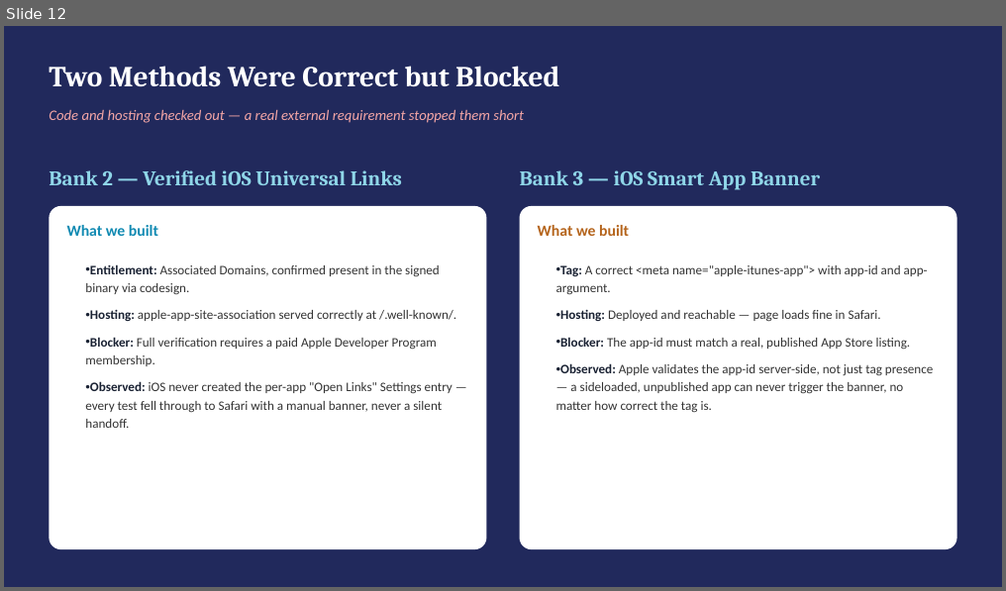
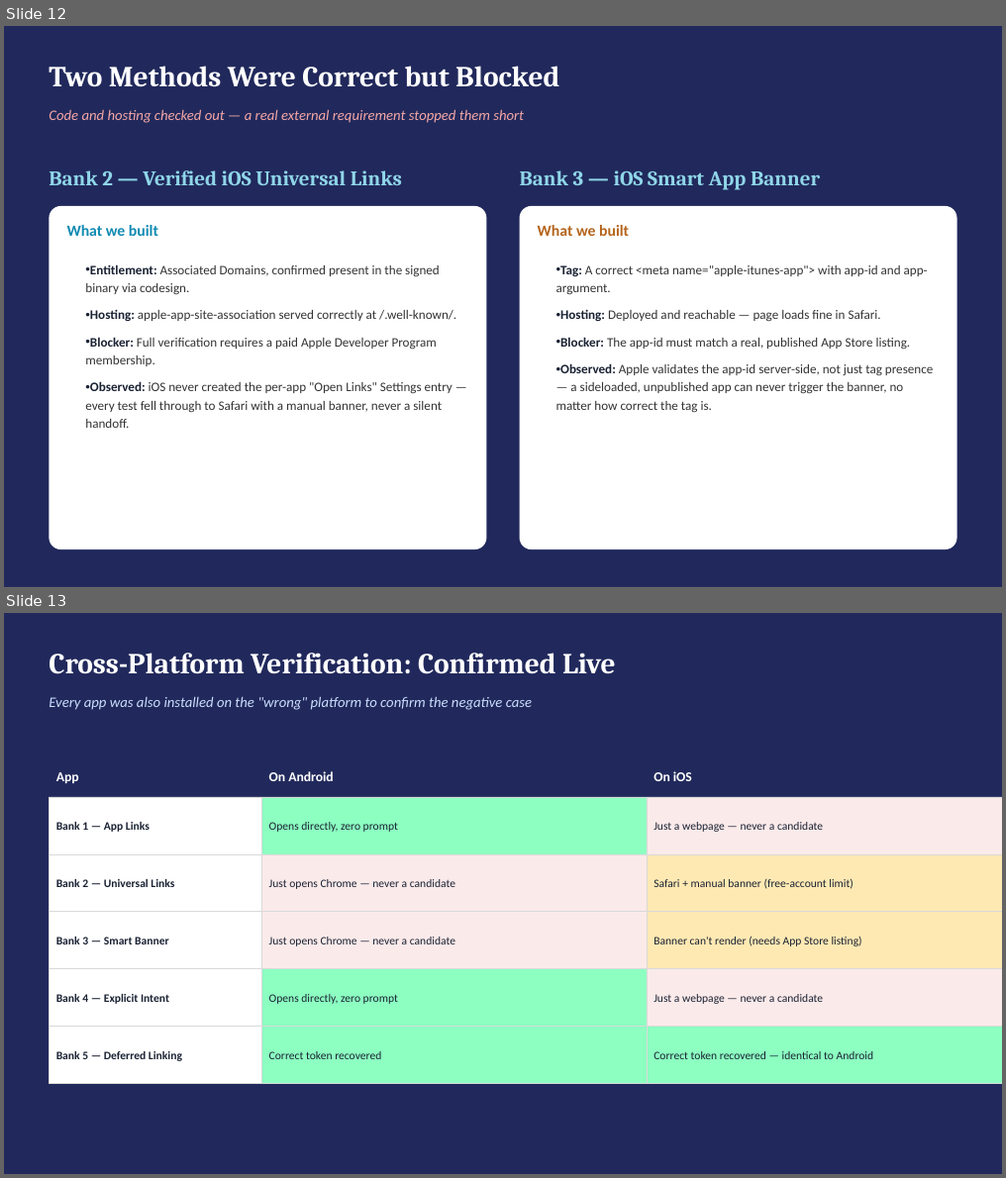
Before and after one commit to deandrehaijielim-commits/sgqr-deep-link-demo, a slide deck: SGQR_Deep_Linking_Simulation.pptx. Shown one above the other, each under a label of ours: slide 12 before the commit, slides 12 and 13 after it. The pictures are 1006x591 and 1006x1178 pixels, drawn with LibreOffice and Linux fonts; fonts in the diff are those of the drawing. Boxes give left, top, right and bottom in pixels: in the first picture for what was removed or moved away, otherwise in the second. Text is boxed around its words. In the diff, an @@ line names an element or a change of style, - is before the commit and + after.

```diff
--- a/SGQR_Deep_Linking_Simulation.pptx
+++ b/SGQR_Deep_Linking_Simulation.pptx
@@ slide 13 added at <box>4,613,1002,1174</box>, background #21295C @@
@@ text added at <box>49,653,616,674</box>, 28 pt, text #FFFFFF, bold @@
+Cross-Platform Verification: Confirmed Live
@@ text added at <box>49,697,532,710</box>, 14 pt, text #CADCFC, italic @@
+Every app was also installed on the "wrong" platform to confirm the negative case
@@ rectangle added at <box>49,756,261,797</box>, fill #21295C, 13 pt, text #FFFFFF, bold @@
+App
@@ rectangle added at <box>261,756,647,797</box>, fill #21295C, 13 pt, text #FFFFFF, bold @@
+On Android
@@ rectangle added at <box>647,756,1002,797</box>, fill #21295C, 13 pt, text #FFFFFF, bold @@
+On iOS
@@ rectangle added at <box>49,797,261,855</box>, fill #FFFFFF, outline #D9D9D9 0.5 pt, 11 pt, text #1A2233, bold @@
+Bank 1 — App Links
@@ rectangle added at <box>261,797,647,855</box>, fill #8CFFC1, outline #D9D9D9 0.5 pt, 11 pt, text #1A2233 @@
+Opens directly, zero prompt
@@ rectangle added at <box>647,797,1002,855</box>, fill #FBEAEA, outline #D9D9D9 0.5 pt, 11 pt, text #1A2233 @@
+Just a webpage — never a candidate
@@ rectangle added at <box>49,855,261,912</box>, fill #FFFFFF, outline #D9D9D9 0.5 pt, 11 pt, text #1A2233, bold @@
+Bank 2 — Universal Links
@@ rectangle added at <box>261,855,647,912</box>, fill #FBEAEA, outline #D9D9D9 0.5 pt, 11 pt, text #1A2233 @@
+Just opens Chrome — never a candidate
@@ rectangle added at <box>647,855,1002,912</box>, fill #FFE9B3, outline #D9D9D9 0.5 pt, 11 pt, text #1A2233 @@
+Safari + manual banner (free-account limit)
@@ rectangle added at <box>49,912,261,969</box>, fill #FFFFFF, outline #D9D9D9 0.5 pt, 11 pt, text #1A2233, bold @@
+Bank 3 — Smart Banner
@@ rectangle added at <box>261,912,647,969</box>, fill #FBEAEA, outline #D9D9D9 0.5 pt, 11 pt, text #1A2233 @@
+Just opens Chrome — never a candidate
@@ rectangle added at <box>647,912,1002,969</box>, fill #FFE9B3, outline #D9D9D9 0.5 pt, 11 pt, text #1A2233 @@
+Banner can't render (needs App Store listing)
@@ rectangle added at <box>49,969,261,1027</box>, fill #FFFFFF, outline #D9D9D9 0.5 pt, 11 pt, text #1A2233, bold @@
+Bank 4 — Explicit Intent
@@ rectangle added at <box>261,969,647,1027</box>, fill #8CFFC1, outline #D9D9D9 0.5 pt, 11 pt, text #1A2233 @@
+Opens directly, zero prompt
@@ rectangle added at <box>647,969,1002,1027</box>, fill #FBEAEA, outline #D9D9D9 0.5 pt, 11 pt, text #1A2233 @@
+Just a webpage — never a candidate
@@ rectangle added at <box>49,1026,261,1084</box>, fill #FFFFFF, outline #D9D9D9 0.5 pt, 11 pt, text #1A2233, bold @@
+Bank 5 — Deferred Linking
@@ rectangle added at <box>261,1026,647,1084</box>, fill #8CFFC1, outline #D9D9D9 0.5 pt, 11 pt, text #1A2233 @@
+Correct token recovered
@@ rectangle added at <box>647,1026,1002,1084</box>, fill #8CFFC1, outline #D9D9D9 0.5 pt, 11 pt, text #1A2233 @@
+Correct token recovered — identical to Android
```
Also in this commit, not shown: 5 other files.
